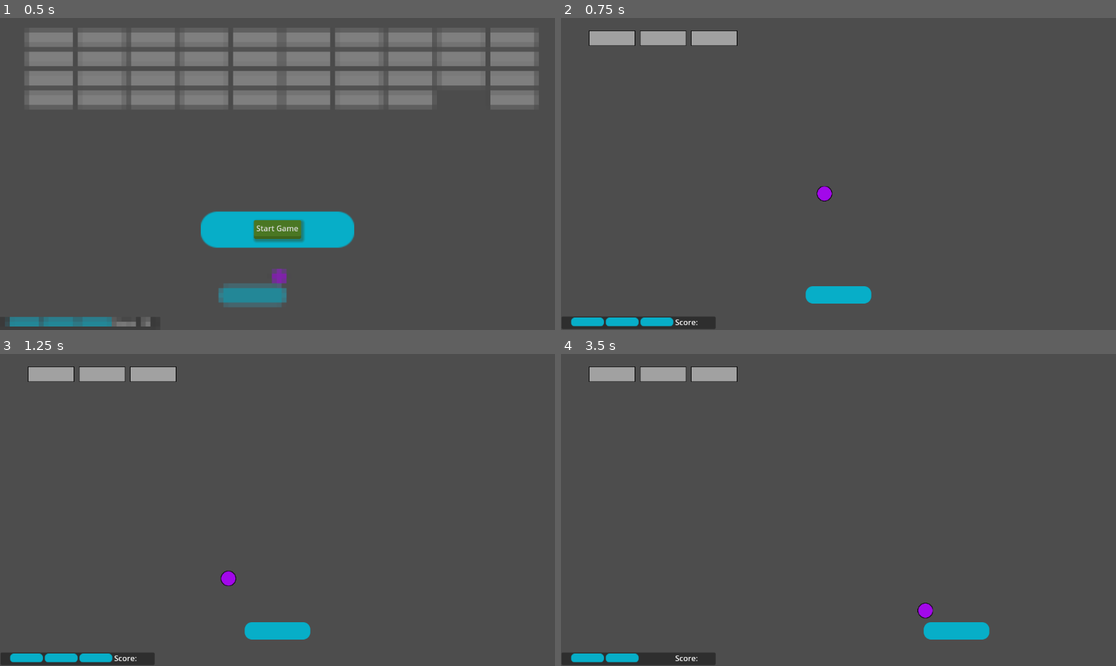
Above: before the commit, frames 1-4 (two rows, left to right).
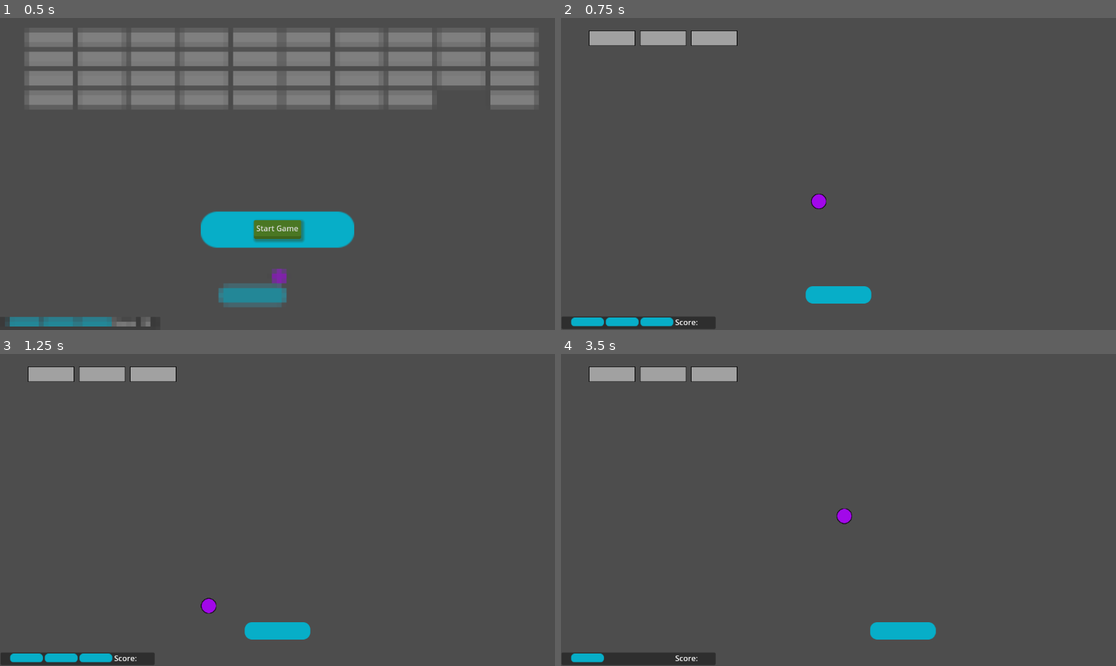
Above: after the commit, the same moments.

Repository: adrianschofield/unshaped-godot-block
Game: Godot game, scene res://Scenes/level_0.tscn
Same seed, same stepped clock (60 frames per second), same inputs: the game is played once before the commit and once after it. Sound files missing from this copy of the repository are replaced by a short silence.
Inputs:
- Up to frame 1 (0.5 s): no input
- Up to frame 2 (0.75 s): click "Start Game" at 0.5 s
- Up to frame 3 (1.25 s): no input
- Up to frame 4 (3.5 s): hold D (move_right) 1.28-2.03 s; hold A (move_left) 2.03-2.78 s; hold D (move_right) from 2.78 s (still down)

Frame 1 is identical in both runs. In frame 2, 0.2% of the frame differs, in the area x 45-49%, y 53-62%; in frame 3, 0.2%; in frame 4, 1.5%, in the area x 8-78%, y 49-99%.

Commit message:
Change initial ball speed

Diff:
--- a/Scenes/ball.tscn
+++ b/Scenes/ball.tscn
@@ -9,7 +9,6 @@
 
 [node name="Ball" type="CharacterBody2D"]
 script = ExtResource("1_vg721")
-SPEED_MULTIPLIER = 1.5
 
 [node name="Sprite" type="Sprite2D" parent="."]
 texture = ExtResource("2_oeglu")
--- a/Scripts/ball.gd
+++ b/Scripts/ball.gd
@@ -4,7 +4,7 @@
 const MIN_MOVE_SPEED : float = 250.0
 
 # Multiplier to change ball speed when it collides with the player
-@export var SPEED_MULTIPLIER : float = 0.1
+@export var SPEED_MULTIPLIER : float = 1.5
 
 # TODO calculate this from the scene or something
 const BALL_WIDTH : int = 32
@@ -20,7 +20,7 @@
 var min_y : float = 0.0
 
 # initial speed of ball and it's velocity
-@export var move_speed : float = 250.0
+@export var move_speed : float = 350.0
 var my_velocity = Vector2(0,0)
 
 # I need to manage when the player misses the ball
